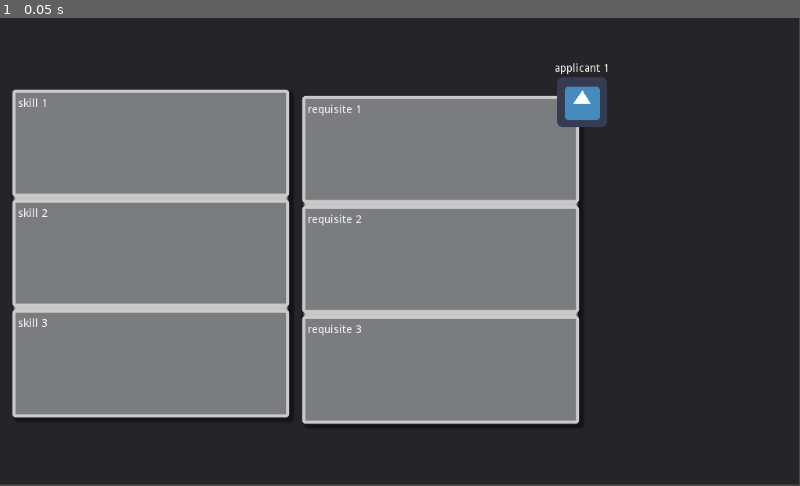
Above: before the commit, frame 1.
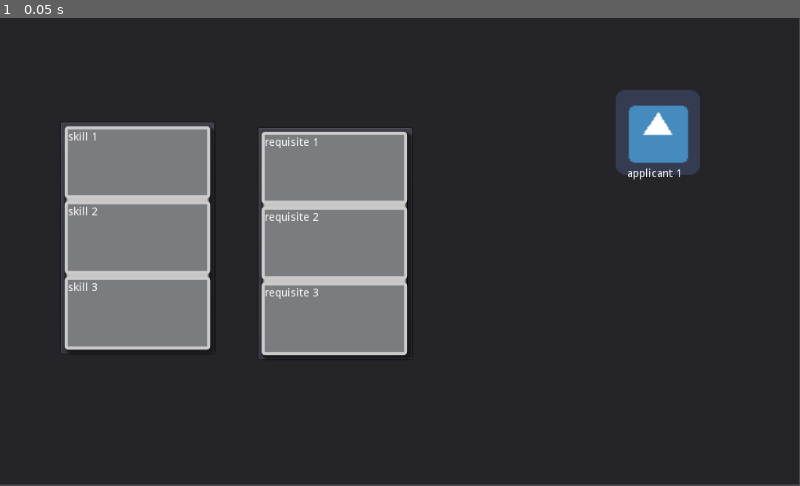
Above: after the commit, the same moment.

Repository: Clovisindo/CV-Please
Game: Godot game, scene res://Main.tscn
Same seed, same stepped clock (60 frames per second), same inputs: the game is played once before the commit and once after it. The engine's default icon, where the game draws it, is replaced by a stand-in: a white triangle on a blue panel in a dark square.
Inputs:
- Up to frame 1 (0.05 s): no input

The runs differ from the first frame. In frame 1, 39% of the frame differs, in the area x 1-88%, y 9-87%.

Commit message:
Correciones varias UI
Correciones para que los paneles independientes de las escenas se carguen en contenedores en la escena principal y adapten su tamaño a este

Diff:
--- a/Main.tscn
+++ b/Main.tscn
@@ -1,9 +1,12 @@
-[gd_scene load_steps=5 format=2]
+[gd_scene load_steps=6 format=2]
 
 [ext_resource path="res://scenes/game/characters/applicant.tscn" type="PackedScene" id=1]
 [ext_resource path="res://scenes/game/items/job_offer/job_offer.tscn" type="PackedScene" id=2]
 [ext_resource path="res://scenes/game/items/curriculum/curriculum.tscn" type="PackedScene" id=3]
 [ext_resource path="res://GameManager.gd" type="Script" id=4]
+
+[sub_resource type="StyleBoxFlat" id=1]
+bg_color = Color( 0.00784314, 0, 0, 0 )
 
 [node name="GameMainScene" type="Node2D"]
 script = ExtResource( 4 )
@@ -15,38 +18,28 @@
 margin_right = 1023.0
 margin_bottom = 598.0
 
-[node name="CVContainer" type="Control" parent="MainScene"]
-anchor_left = 0.065
-anchor_top = 0.227
-anchor_right = 0.313
-anchor_bottom = 0.784
-margin_left = 0.504997
-margin_top = 0.253998
-margin_right = -0.199036
-margin_bottom = 0.167969
-__meta__ = {
-"_edit_use_anchors_": true
-}
+[node name="CVContainer" type="PanelContainer" parent="MainScene"]
+anchor_right = 1.0
+anchor_bottom = 1.0
+margin_left = 76.0
+margin_top = 132.0
+margin_right = -747.0
+margin_bottom = -166.0
 
-[node name="JobOfferContainer" type="Control" parent="MainScene"]
-anchor_left = 0.411
-anchor_top = 0.199
-anchor_right = 0.694
-anchor_bottom = 0.841
-margin_left = -0.453003
-margin_top = -0.0019989
-margin_right = 0.0379639
-margin_bottom = 0.0820007
-__meta__ = {
-"_edit_use_anchors_": true
-}
+[node name="JobOfferContainer" type="PanelContainer" parent="MainScene"]
+anchor_right = 1.0
+anchor_bottom = 1.0
+margin_left = 329.0
+margin_top = 139.0
+margin_right = -494.0
+margin_bottom = -159.0
 
-[node name="ApplicantContainer" type="Control" parent="MainScene"]
-anchor_left = 0.728
-anchor_top = 0.181
-anchor_right = 0.907
-anchor_bottom = 0.435
-margin_left = 0.255981
-margin_top = -0.238007
-margin_right = 0.138916
-margin_bottom = -0.130005
+[node name="ApplicantContainer" type="PanelContainer" parent="MainScene"]
+anchor_left = 0.77
+anchor_top = 0.153846
+anchor_right = 0.868
+anchor_bottom = 0.321
+margin_left = 0.289978
+margin_right = 0.0359497
+margin_bottom = 0.0419922
+custom_styles/panel = SubResource( 1 )
--- a/scenes/game/characters/applicant.gd
+++ b/scenes/game/characters/applicant.gd
@@ -1,4 +1,4 @@
-extends Node2D
+extends Panel
 
 export (Texture) var portrait
 var appl_name
--- a/scenes/game/characters/applicant.tscn
+++ b/scenes/game/characters/applicant.tscn
@@ -3,18 +3,26 @@
 [ext_resource path="res://icon.png" type="Texture" id=1]
 [ext_resource path="res://scenes/game/characters/applicant.gd" type="Script" id=2]
 
-[node name="Applicant" type="Node2D"]
+[node name="Applicant" type="Panel"]
+anchor_right = 0.098
+anchor_bottom = 0.167
 script = ExtResource( 2 )
+__meta__ = {
+"_edit_use_anchors_": true
+}
 portrait = ExtResource( 1 )
 
 [node name="Portrait" type="Sprite" parent="."]
+scale = Vector2( 1.6875, 1.70312 )
+centered = false
+__meta__ = {
+"_edit_group_": true
+}
 
 [node name="Name" type="RichTextLabel" parent="."]
-anchor_left = 0.5
 anchor_top = 1.0
-anchor_right = 0.5
-anchor_bottom = 1.0
-margin_left = -40.0
-margin_top = -50.0
-margin_right = 40.0
+anchor_right = 1.0
+anchor_bottom = 1.148
+margin_top = 1.0
+margin_bottom = 9.016
 bbcode_enabled = true
--- a/scenes/game/items/curriculum/curriculum.tscn
+++ b/scenes/game/items/curriculum/curriculum.tscn
@@ -32,16 +32,16 @@
 skillScene = ExtResource( 1 )
 
 [node name="CVPanel" type="Panel" parent="."]
-anchor_left = 0.5
-anchor_top = 0.5
-anchor_right = 0.5
-anchor_bottom = 0.5
-margin_left = -177.0
-margin_top = -210.0
-margin_right = 177.0
-margin_bottom = 210.0
+anchor_right = 1.0
+anchor_bottom = 1.0
 custom_styles/panel = SubResource( 1 )
+__meta__ = {
+"_edit_use_anchors_": true
+}
 
 [node name="VBoxContainer" type="VBoxContainer" parent="CVPanel"]
 anchor_right = 1.0
 anchor_bottom = 1.0
+__meta__ = {
+"_edit_group_": true
+}
--- a/scenes/game/items/job_offer/job_offer.tscn
+++ b/scenes/game/items/job_offer/job_offer.tscn
@@ -32,15 +32,13 @@
 requisiteScene = ExtResource( 3 )
 
 [node name="JobOfferPanel" type="Panel" parent="."]
-anchor_left = 0.5
-anchor_top = 0.5
-anchor_right = 0.5
-anchor_bottom = 0.5
-margin_left = -177.0
-margin_top = -210.0
-margin_right = 177.0
-margin_bottom = 210.0
+anchor_left = -0.002849
+anchor_right = 1.0
+anchor_bottom = 1.0
 custom_styles/panel = SubResource( 1 )
+__meta__ = {
+"_edit_use_anchors_": true
+}
 
 [node name="VBoxContainer" type="VBoxContainer" parent="JobOfferPanel"]
 anchor_right = 1.0
